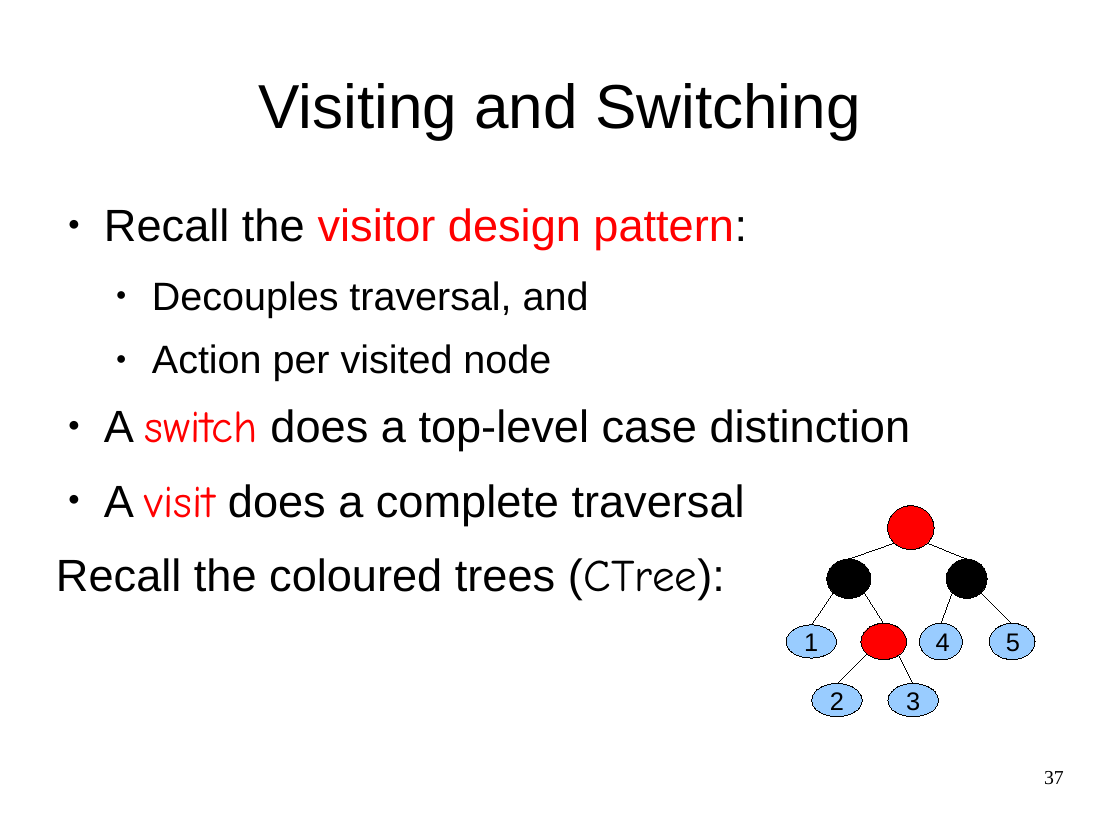
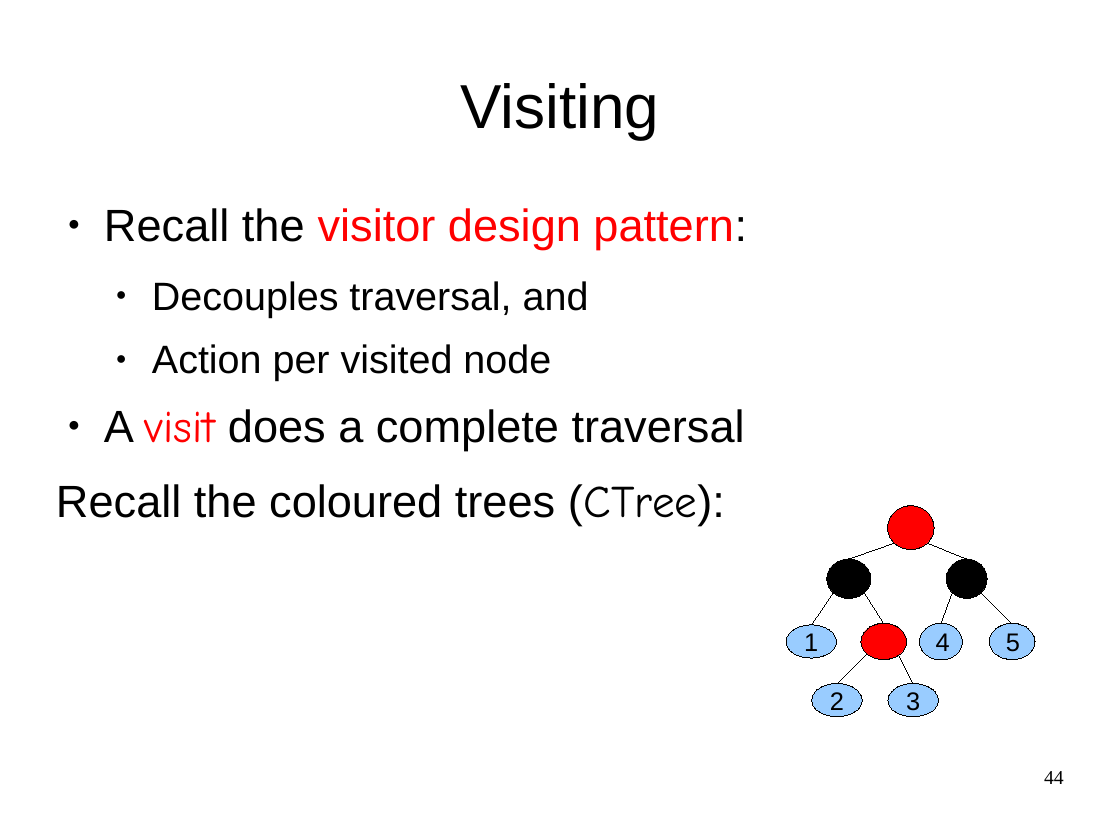
Before and after one commit to cwi-swat/meta-environment, a slide deck: slide 44 of meta-doc/analysis/rascal-slides/rascal-slides.odp (slide 37 before the commit). Drawn at 1120x840 pixels with LibreOffice and Linux fonts; fonts in the diff are those of the drawing; background and template pictures are left out. Boxes give left, top, right and bottom in pixels: in the first picture for what was removed or moved away, otherwise in the second. Text is boxed around its words. In the diff, an @@ line names an element or a change of style, - is before the commit and + after.

```diff
--- a/meta-doc/analysis/rascal-slides/rascal-slides.odp
+++ b/meta-doc/analysis/rascal-slides/rascal-slides.odp
@@ title at (460,83,659,139): text changed @@
-Visiting and Switching
+Visiting
@@ text at (104,409,911,451): paragraph removed @@
-● A switch does a top-level case distinction
@@ page number at (1044,771,1064,784): text changed @@
-37
+44
```
Also in this commit, not shown: 15 other slides changed, 13 slides added.
